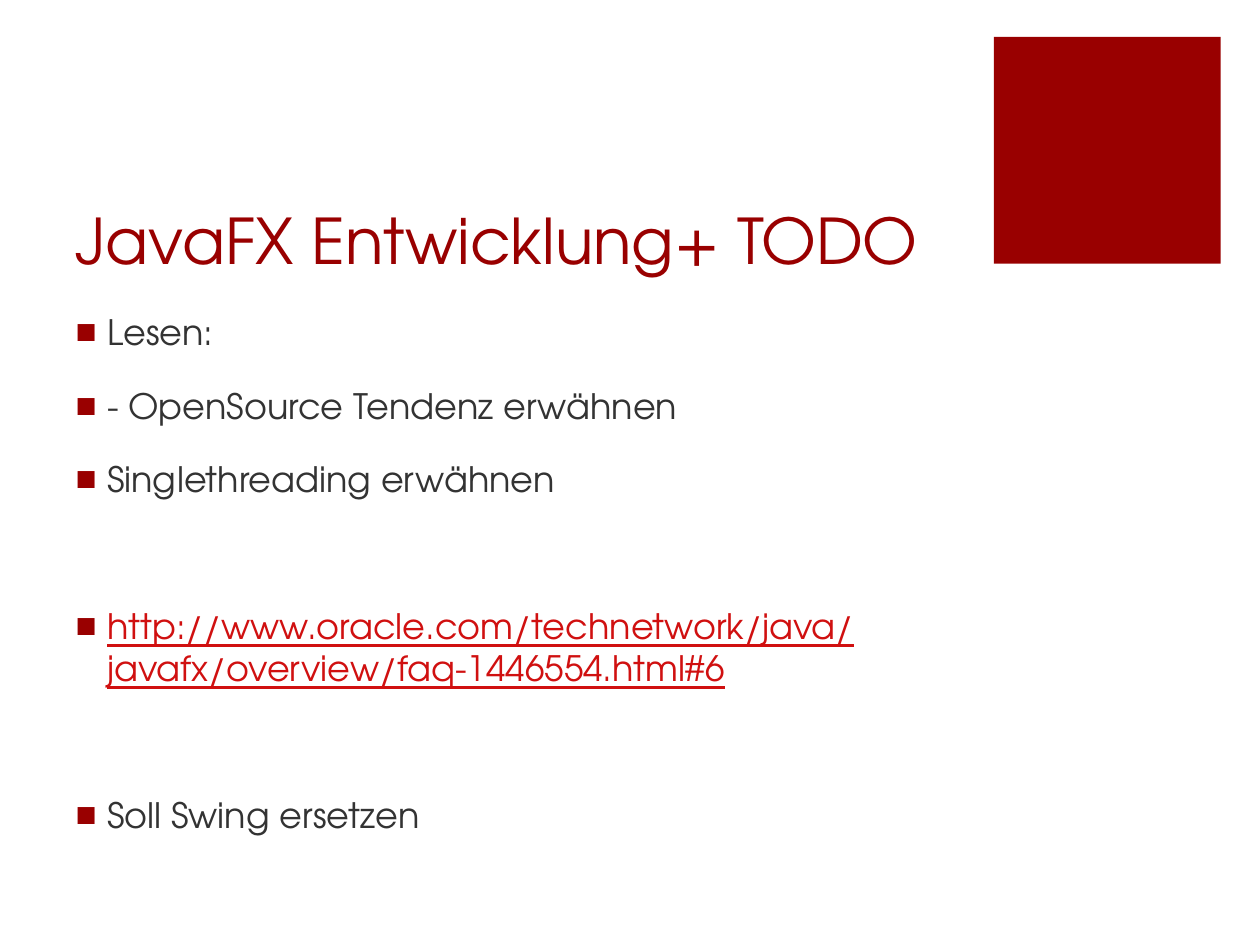
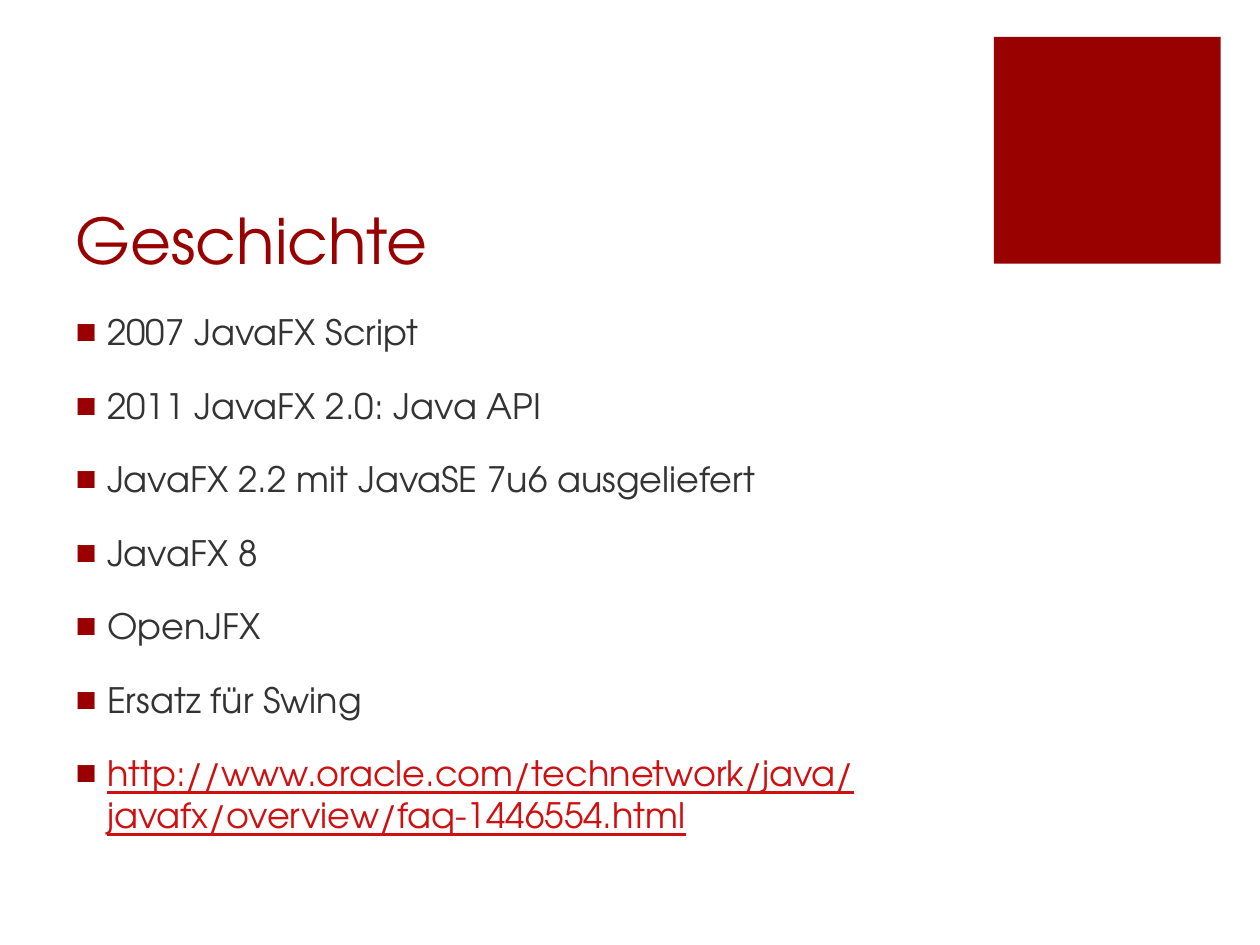
Before and after one commit to Morkunas/jfxusergroup, a slide deck: slide 4 of JavaFX-UserGroup.pptx. Drawn at 1260x945 pixels with LibreOffice and Linux fonts; fonts in the diff are those of the drawing; background and template pictures are left out. Boxes give left, top, right and bottom in pixels: in the first picture for what was removed or moved away, otherwise in the second. Text is boxed around its words. In the diff, an @@ line names an element or a change of style, - is before the commit and + after.

```diff
--- a/JavaFX-UserGroup.pptx
+++ b/JavaFX-UserGroup.pptx
@@ title at (x1=76, y1=216, x2=428, y2=265): text changed @@
-JavaFX Entwicklung+ TODO
+Geschichte
@@ text at (x1=107, y1=318, x2=854, y2=836): text changed; text colour #D01010 to #333333 @@
-■ Lesen:
-■ - OpenSource Tendenz erwähnen
-■ Singlethreading erwähnen
-■ http://www.oracle.com/technetwork/java/javafx/overview/faq-1446554.html#6
-■ Soll Swing ersetzen
+■ 2007 JavaFX Script
+■ 2011 JavaFX 2.0: Java API
+■ JavaFX 2.2 mit JavaSE 7u6 ausgeliefert
+■ JavaFX 8
+■ OpenJFX
+■ Ersatz für Swing
+■ http://www.oracle.com/technetwork/java/javafx/overview/faq-1446554.html
```
Also in this commit, not shown: 7 other slides changed, 3 slides added, 1 slide removed.
